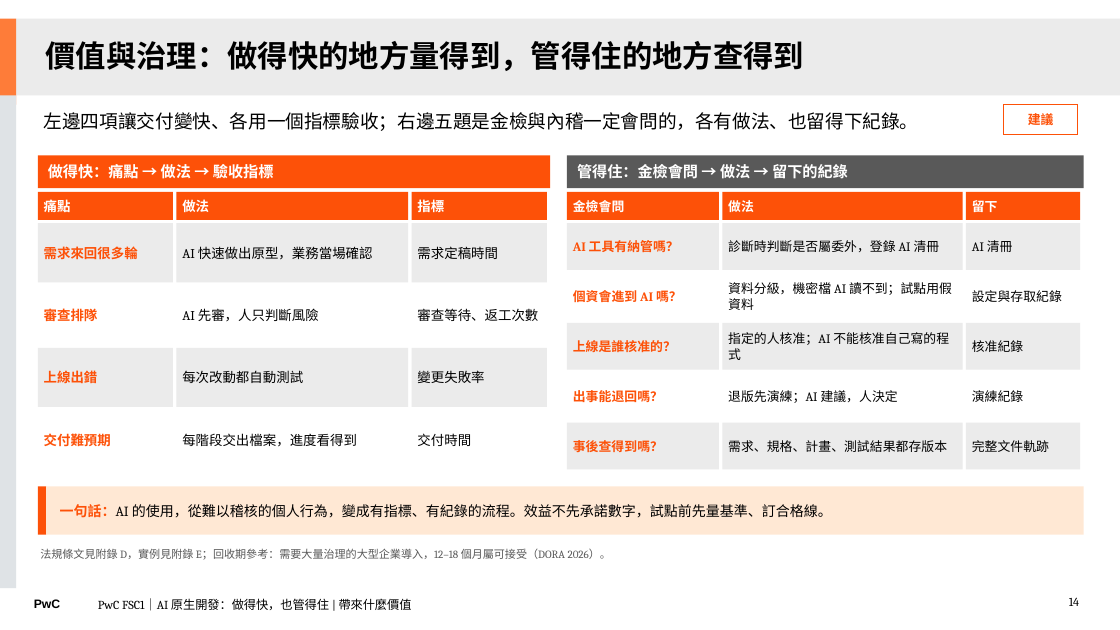
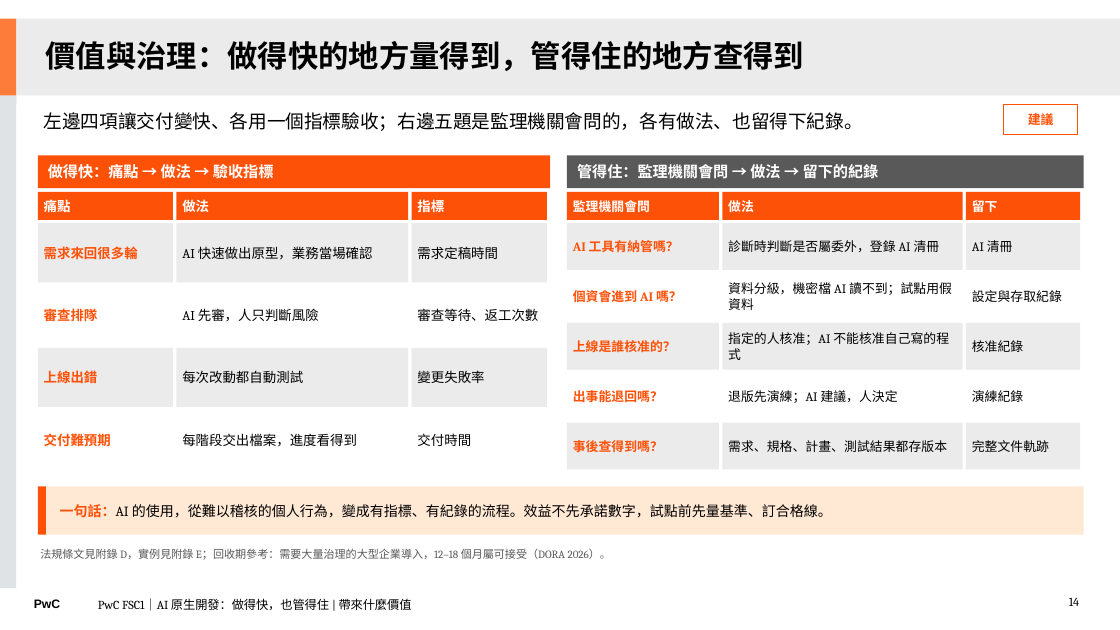
Before and after one commit to Robshao/PwC_FSC1, a slide deck: slide 14 of research/ai-native-sdlc/AI原生開發_做得快也管得住_合夥人審閱版.pptx. Drawn at 1120x630 pixels with LibreOffice and Linux fonts; fonts in the diff are those of the drawing. Boxes give left, top, right and bottom in pixels: in the first picture for what was removed or moved away, otherwise in the second. Text is boxed around its words. In the diff, an @@ line names an element or a change of style, - is before the commit and + after.

```diff
--- a/research/ai-native-sdlc/AI原生開發_做得快也管得住_合夥人審閱版.pptx
+++ b/research/ai-native-sdlc/AI原生開發_做得快也管得住_合夥人審閱版.pptx
@@ text at box(44, 112, 863, 131): text changed @@
-左邊四項讓交付變快、各用一個指標驗收；右邊五題是金檢與內稽一定會問的，各有做法、也留得下紀錄。
+左邊四項讓交付變快、各用一個指標驗收；右邊五題是監理機關會問的，各有做法、也留得下紀錄。
@@ text in rectangle at box(577, 164, 879, 179): text changed @@
-管得住：金檢會問 → 做法 → 留下的紀錄
+管得住：監理機關會問 → 做法 → 留下的紀錄
@@ text in rectangle at box(573, 197, 650, 215): text changed @@
-金檢會問
+監理機關會問
```
Also in this commit, not shown: 6 other slides changed, 7 other files.
